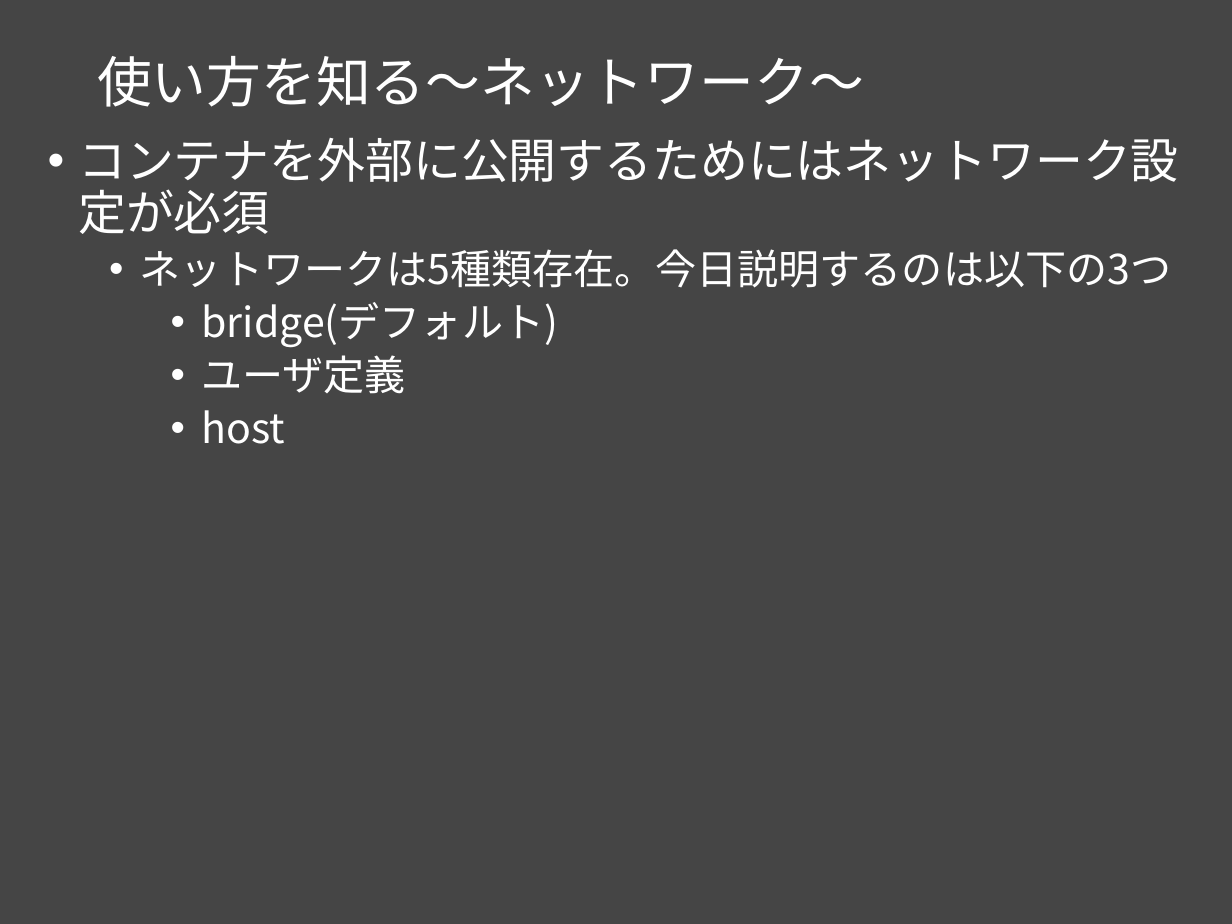
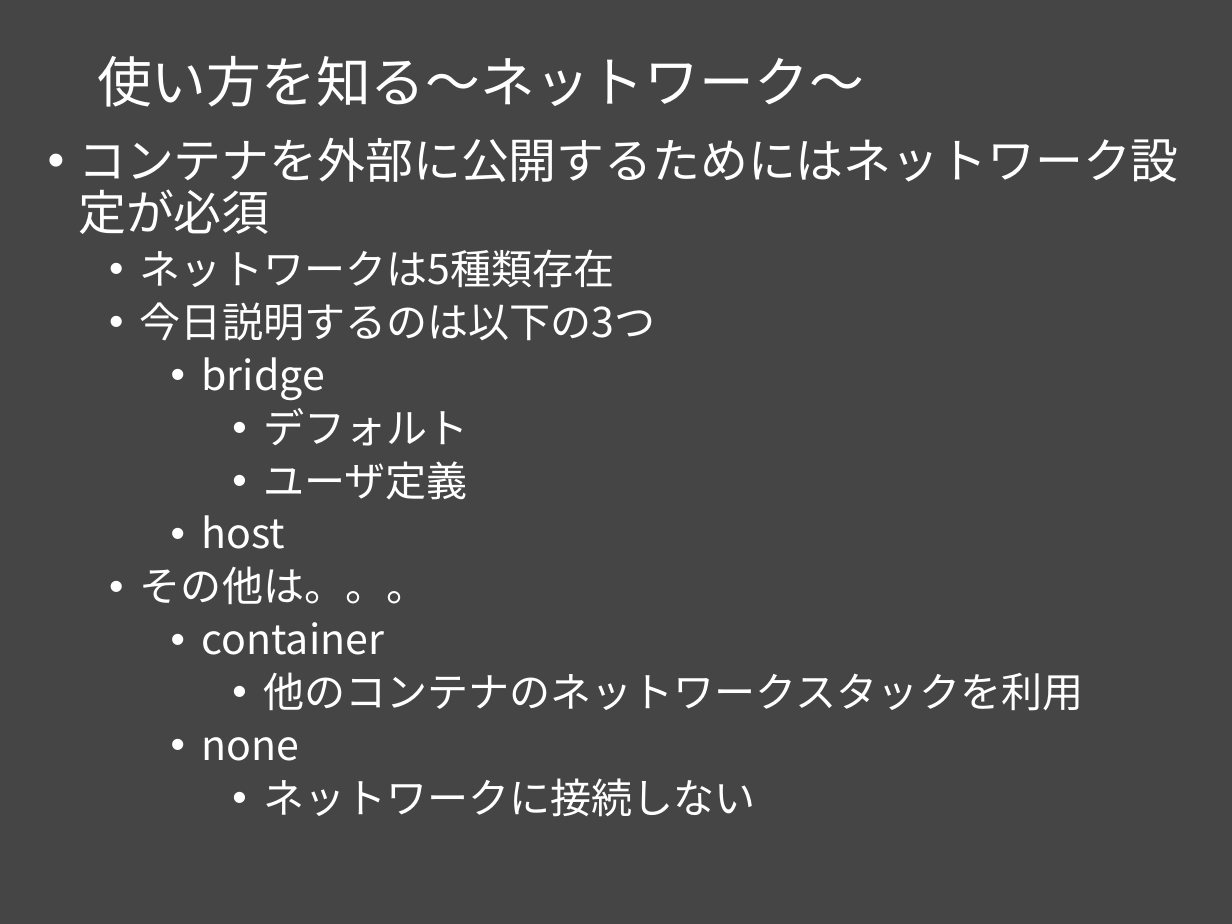
Before and after one commit to msntts/workshop_docker, a slide deck: slide 29 of docker勉強会Vol1.pptx (slide 28 before the commit). Drawn at 1232x924 pixels with LibreOffice and Linux fonts; fonts in the diff are those of the drawing. Boxes give left, top, right and bottom in pixels: in the first picture for what was removed or moved away, otherwise in the second. Text is boxed around its words. In the diff, an @@ line names an element or a change of style, - is before the commit and + after.

```diff
--- a/docker勉強会Vol1.pptx
+++ b/docker勉強会Vol1.pptx
@@ text at (140, 249, 656, 446): text changed @@
-  • ネットワークは5種類存在。今日説明するのは以下の3つ
-    • bridge(デフォルト)
+  • ネットワークは5種類存在
+  • 今日説明するのは以下の3つ
+    • bridge
+      • デフォルト
@@ text at (263, 461, 468, 500): list level 3 to 4 in "ユーザ定義" @@
@@ text at (140, 566, 1083, 817): paragraphs added @@
+  • その他は。。。
+    • container
+      • 他のコンテナのネットワークスタックを利用
+    • none
+      • ネットワークに接続しない
```
Also in this commit, not shown: 3 other slides changed, 4 slides added, 1 other file.
